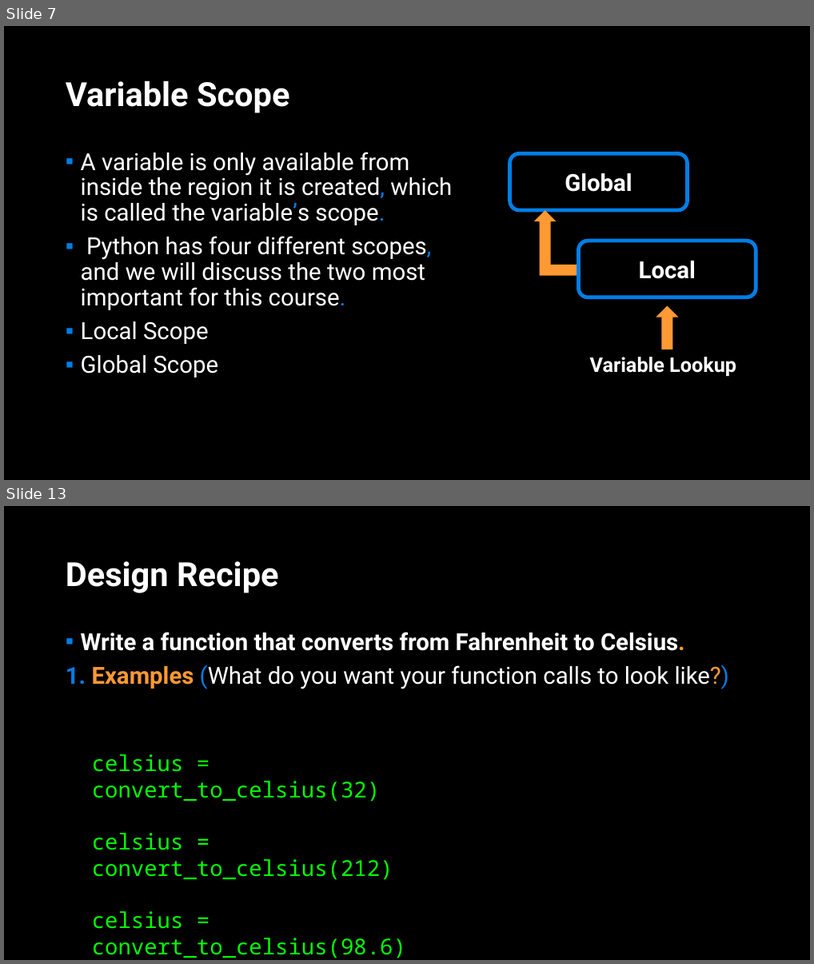
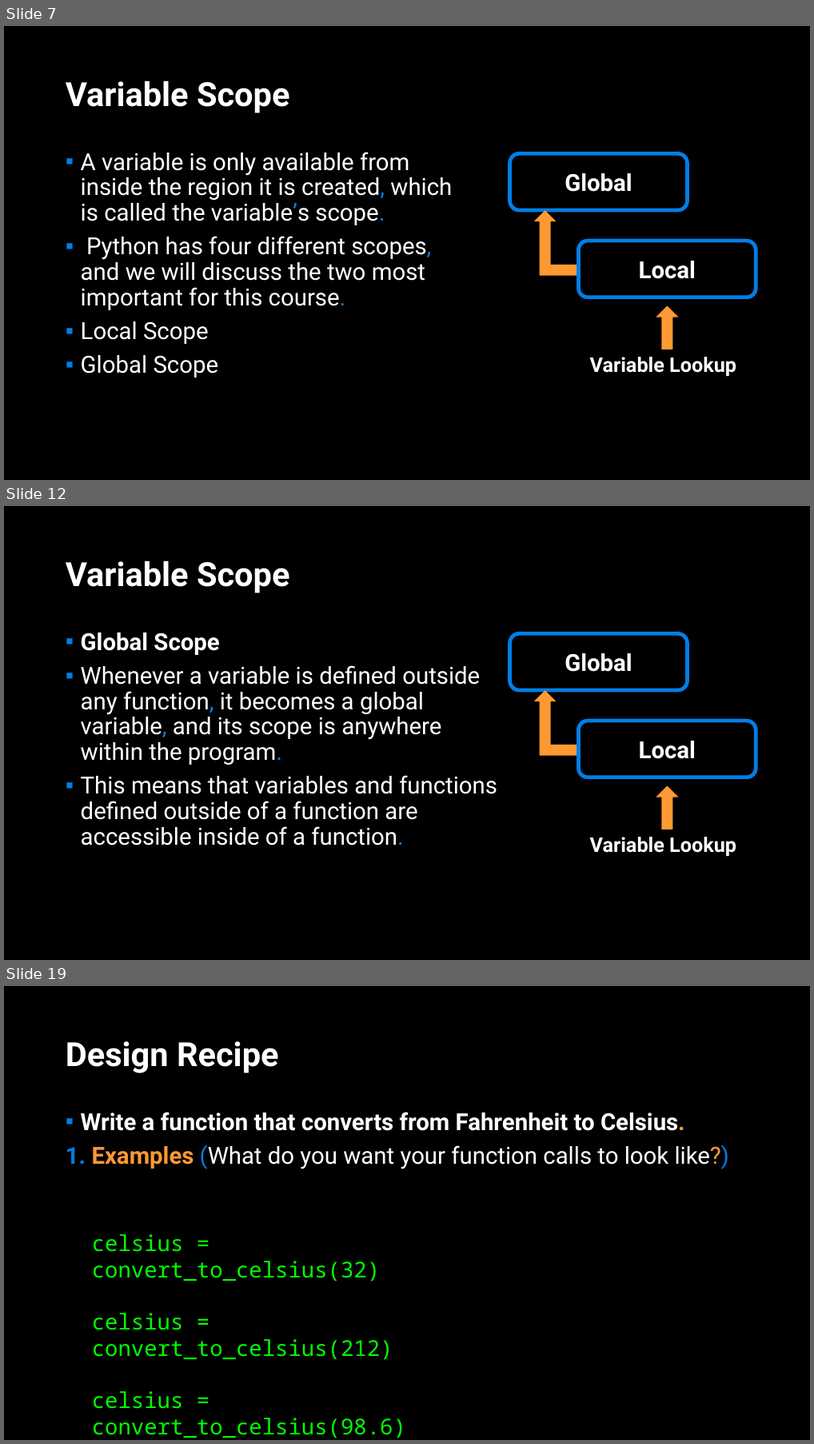
Before and after one commit to APS106/APS106-winter-2022-material, a slide deck: lectures/week2/lecture2/slides/week2_lecture2.pptx. Shown one above the other, each under a label of ours: slides 7 and 13 before the commit, slides 7, 12 and 19 after it; the slides between them are not shown. The pictures are 814x964 and 814x1444 pixels, drawn with LibreOffice and Linux fonts; fonts in the diff are those of the drawing; background and template pictures are left out. Boxes give left, top, right and bottom in pixels: in the first picture for what was removed or moved away, otherwise in the second. Text is boxed around its words. In the diff, an @@ line names an element or a change of style, - is before the commit and + after.

```diff
--- a/lectures/week2/lecture2/slides/week2_lecture2.pptx
+++ b/lectures/week2/lecture2/slides/week2_lecture2.pptx
@@ slide 12 added at (4,506,810,960), background picture (left out) @@
@@ title added at (66,560,290,593), 39.6 pt, text #FFFFFF, bold @@
+Variable Scope
@@ text added at (81,632,498,845), 28 pt, text #FFFFFF @@
+▪ Global Scope
+▪ Whenever a variable is defined outside any function, it becomes a global variable, and its scope is anywhere within the program.
+▪ This means that variables and functions defined outside of a function are accessible inside of a function.
@@ rounded rectangle added at (510,634,688,691), outline #017EE5 4.5 pt, 28 pt, text #FFFFFF, bold @@
+Global
@@ bent up arrow added at (534,691,579,756), fill #FF9933 @@
@@ rounded rectangle added at (578,720,757,778), outline #017EE5 4.5 pt, 28 pt, text #FFFFFF, bold @@
+Local
@@ down arrow added at (657,785,679,829), fill #FF9933 @@
@@ text added at (590,836,737,856), 24 pt, text #FFFFFF, bold @@
+Variable Lookup
@@ what was slide 13 is now slide 19 @@
```
Also in this commit, not shown: 11 slides changed, 5 other slides added, 3 other files.
